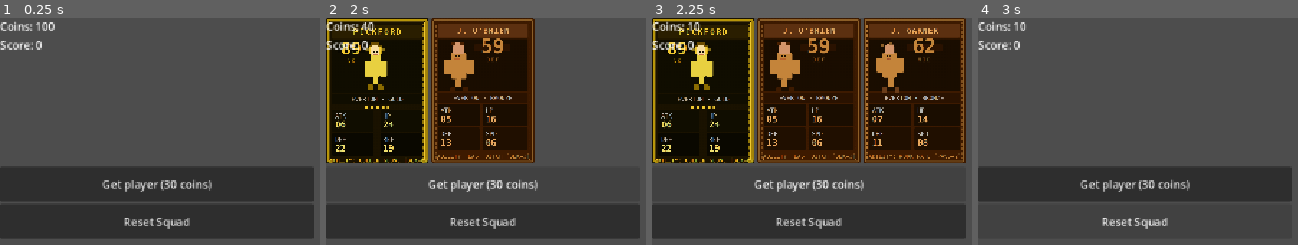
Above: before the commit, frames 1-4 (left to right).
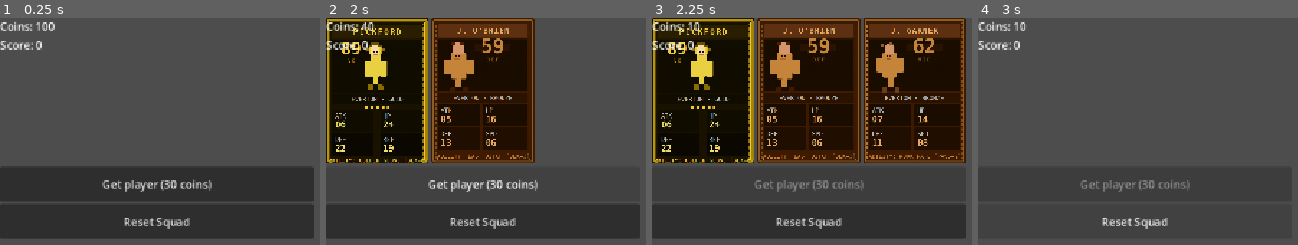
Above: after the commit, the same moments.

Repository: pauleverton/card-collection-test
Game: Godot game, scene res://main.tscn
Two runs of this game, one before a commit and one after it. Both use one fixed random seed, a clock stepped at 60 frames per second and the inputs below.
Inputs:
- Up to frame 1 (0.25 s): no input
- Up to frame 2 (2 s): click "Get player (30 coins)" at 0.5 s; click "Get player (30 coins)" at 1.25 s
- Up to frame 3 (2.25 s): click "Get player (30 coins)" at 2 s
- Up to frame 4 (3 s): click "Reset Squad" at 2.75 s

Frames 1-2 are identical in both runs. In frame 3, 0.7% of the frame differs, in the area x 31-67%, y 71-77%; in frame 4, 0.5%.

Commit message:
Updated scoring + button

Diff:
--- a/DrawCards.tscn
+++ b/DrawCards.tscn
@@ -6,13 +6,6 @@
 offset_right = 40.0
 offset_bottom = 40.0
 script = ExtResource("1_psmj0")
-
-[node name="MessageLabel" type="Label" parent="." unique_id=90605351]
-visible = false
-layout_mode = 2
-theme_override_colors/font_color = Color(1, 0.1254902, 0.16862746, 1)
-text = "Not enough coins!"
-horizontal_alignment = 2
 
 [node name="Placements" type="HBoxContainer" parent="." unique_id=1441249503]
 layout_mode = 2
--- a/drawcards.gd
+++ b/drawcards.gd
@@ -1,5 +1,5 @@
 extends VBoxContainer
-@onready var message_label = $MessageLabel
+@onready var generate_button = $GenerateTeam
 @onready var slots = [
 	$Placements/Slot1/Control/Card1,
 	$Placements/Slot2/Control/Card2,
@@ -18,6 +18,9 @@
 func _ready() -> void:
 	print("script loaded")
 	reset_deck()
+	var main = get_tree().get_first_node_in_group("main")
+	main.coins_changed.connect(_on_coins_changed)
+	_on_coins_changed(main.coins)
 
 func reset_deck() -> void:
 	# CardDatabase is an autoload singleton, loaded once at game start.
@@ -43,7 +46,6 @@
 
 	var main = get_tree().get_first_node_in_group("main")
 	if not main.spin_player(30):
-		show_message("Not enough coins")
 		return
 
 	var card_id = available_cards.pop_back()
@@ -145,8 +147,6 @@
 			return
 	get_parent().add_score(50)
 
-func show_message(text: String) -> void:
-	message_label.text = text
-	message_label.visible = true
-	await get_tree().create_timer(1.5).timeout
-	message_label.visible = false
+
+func _on_coins_changed(new_amount: int) -> void:
+	generate_button.disabled = new_amount < 30
--- a/main.gd
+++ b/main.gd
@@ -4,17 +4,21 @@
 var coins = 100
 var score = 0
 
+func _enter_tree() -> void:
+	add_to_group("main")
+
 func _ready() -> void:
-	add_to_group("main")
 	update_scoreboard()
 
 func add_coins(amount: int) -> void:
 	coins += amount
 	update_scoreboard()
+	coins_changed.emit(coins)
 
 func deduct_coins(amount: int) -> void:
 	coins -= amount
 	update_scoreboard()
+	coins_changed.emit(coins)
 
 func add_score(amount: int) -> void:
 	score += amount
@@ -25,6 +29,7 @@
 		return false
 	coins -= amount
 	update_scoreboard()
+	coins_changed.emit(coins)
 	return true
 
 func update_scoreboard() -> void:
@@ -32,3 +37,5 @@
 		print("ScoreBoard node not found")
 		return
 	$ScoreBoard.update_display(coins, score)
+
+signal coins_changed(new_amount: int)
